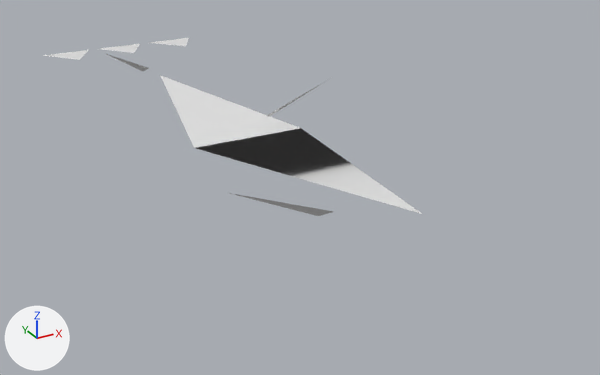
One commit to the OBJ model GameData/Meshes/Designs/voidborn/voidborn_destroyer_elite_53.obj: the scene before it, then after it.
Both versions are drawn from a 50 mm camera at (-4.98, -10.62, 4.32) aimed at (0.47, -0.71, -0.64). Every picture has the same lights, and +X, +Y and +Z are marked at lower left. The first picture is the older version. Where no turn or scale is listed for an object, it has been applied to the vertices. Vertices at exactly the same position are counted once.

The scene before the commit, as lines of its bpy script (objects in view):
```python
me_voidborn_destroyer_elite_53 = bpy.data.meshes.new('voidborn_destroyer_elite_53')
me_voidborn_destroyer_elite_53.from_pydata(...)  # 22 vertices, 8 faces; spans x -1.86..1.58, y -4.28..6.34, z 0.0..0.82
ob_voidborn_destroyer_elite_53 = bpy.data.objects.new('voidborn_destroyer_elite_53', me_voidborn_destroyer_elite_53)
ob_voidborn_destroyer_elite_53.location = (0.0, 0.0, 0.0)
```
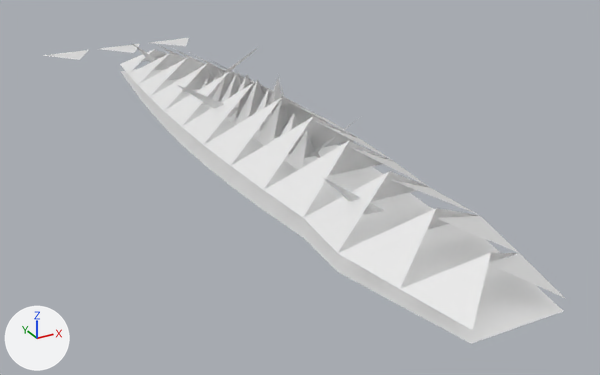
Pixel boxes [x1, y1, x2, y2] of what changed, in the pictures (600 x 375 px):
'voidborn_destroyer_elite_53', reshaped (38% wider, 72% taller): before [43, 38, 422, 216]; after [43, 38, 566, 344]
part 1 of me_voidborn_destroyer_elite_53, rebuilt (70% wider, 105% taller): before [160, 75, 422, 214]; after [120, 44, 566, 330]
part 2 of me_voidborn_destroyer_elite_53, deleted: before [230, 193, 334, 216]
part 3 of me_voidborn_destroyer_elite_53, deleted: before [107, 54, 149, 71]
part 4 of me_voidborn_destroyer_elite_53, deleted: before [267, 79, 329, 118]
part 5 of me_voidborn_destroyer_elite_53, added: after [120, 43, 563, 344]

Edits to the bpy script that builds the scene:
```text
Change me_voidborn_destroyer_elite_53:
    used by ob_voidborn_destroyer_elite_53; location = (0.0, 0.0, 0.0)
    remove me_voidborn_destroyer_elite_53.from_pydata(...)  # 22 vertices, 8 faces; spans x -1.86..1.58, y -4.28..6.34, z 0.0..0.82
    add me_voidborn_destroyer_elite_53.from_pydata(...)  # 203 vertices, 153 faces; spans x -1.58..1.58, y -5.82..6.34, z 0.0..1.27
    me_voidborn_destroyer_elite_53 part 1: the loose piece of 4 vertices spanning x -0.88..0.88, y -4.28..3.85, z 0.0..0.52 is rebuilt with 50 vertices and now spans x -1.01..1.01, y -5.82..4.45, z 0.14..0.93
    me_voidborn_destroyer_elite_53 part 2: the loose piece of 3 vertices spanning x -1.86..-0.47, y -3.38..-3.09, z 0.14..0.82 is deleted
    me_voidborn_destroyer_elite_53 part 3: the loose piece of 3 vertices spanning x -1.1..-0.28, y 3.47..3.75, z 0.14..0.64 is deleted
    me_voidborn_destroyer_elite_53 part 4: the loose piece of 3 vertices spanning x 0.37..1.48, y 0.04..0.33, z 0.14..0.73 is deleted
    me_voidborn_destroyer_elite_53 part 5
    130 vertices are added at x -1.2..1.01, y -5.82..4.45, z 0.0..1.27
    14 new vertices lie (0.38, 0.0, 0.0) away from vertices in x -0.19, y -1.98..1.65, z 0.0..0.37
    114 new faces join them
```
